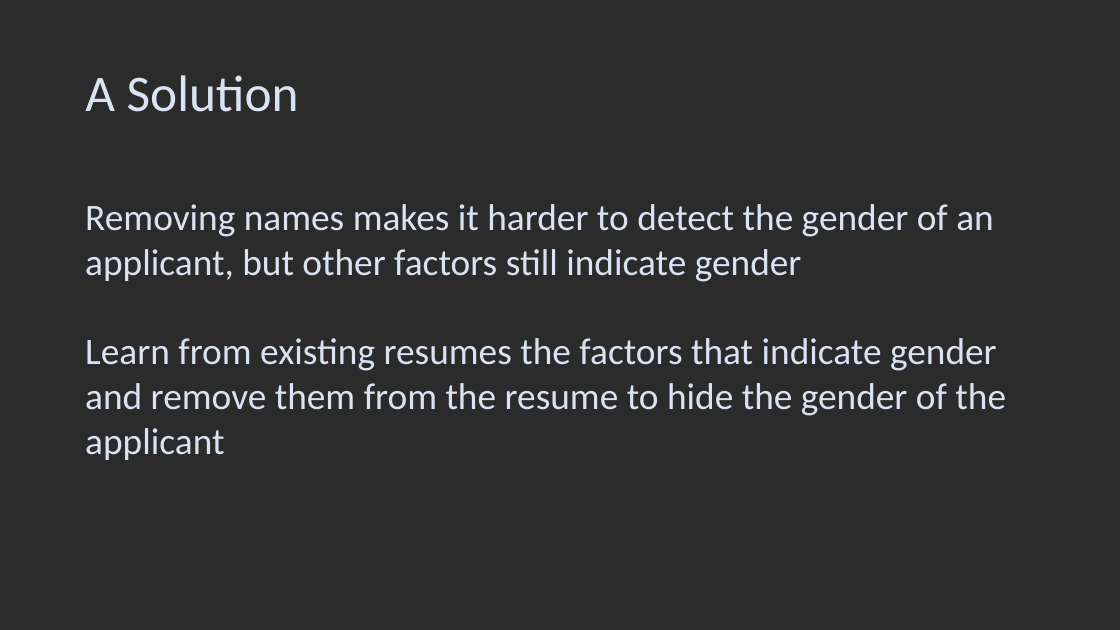
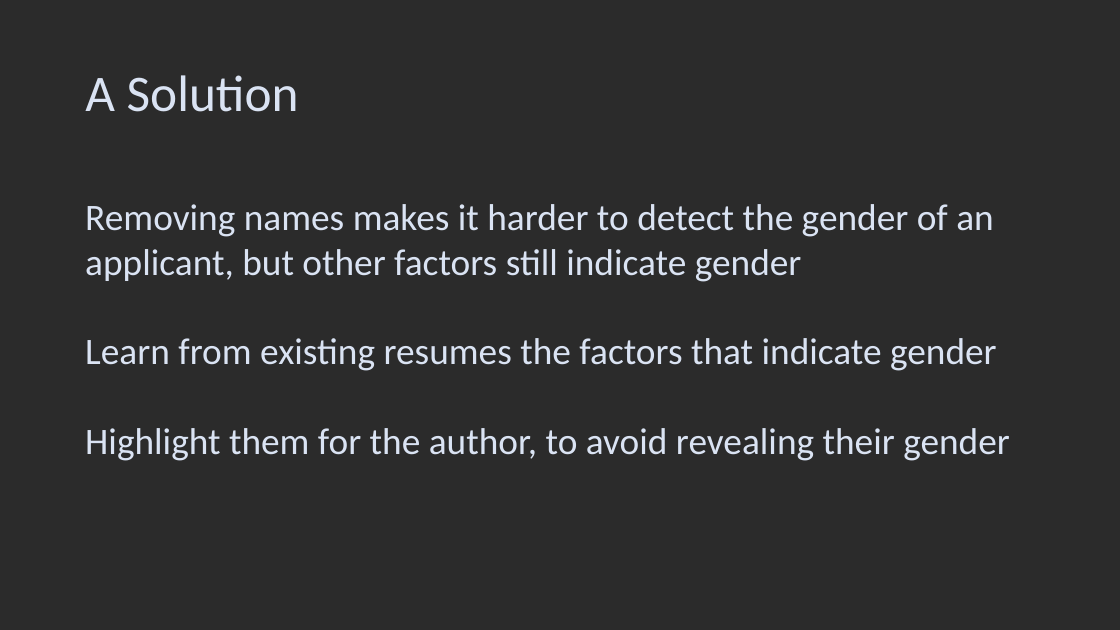
Before and after one commit to yurilavinas/ai_big_data_quantum_compution, a slide deck: slide 5 of DegenderisePresentation.pptx (slide 4 before the commit). Drawn at 1120x630 pixels with LibreOffice and Linux fonts; fonts in the diff are those of the drawing; background and template pictures are left out; a plain dark background stands for a picture behind light text. Boxes give left, top, right and bottom in pixels: in the first picture for what was removed or moved away, otherwise in the second. Text is boxed around its words. In the diff, an @@ line names an element or a change of style, - is before the commit and + after.

```diff
--- a/DegenderisePresentation.pptx
+++ b/DegenderisePresentation.pptx
@@ text at bbox=[85, 338, 1010, 461]: text changed @@
-Learn from existing resumes the factors that indicate gender and remove them from the resume to hide the gender of the applicant
+Learn from existing resumes the factors that indicate gender
+Highlight them for the author, to avoid revealing their gender
```
Also in this commit, not shown: 3 other slides changed, 3 slides added, 1 slide removed.
